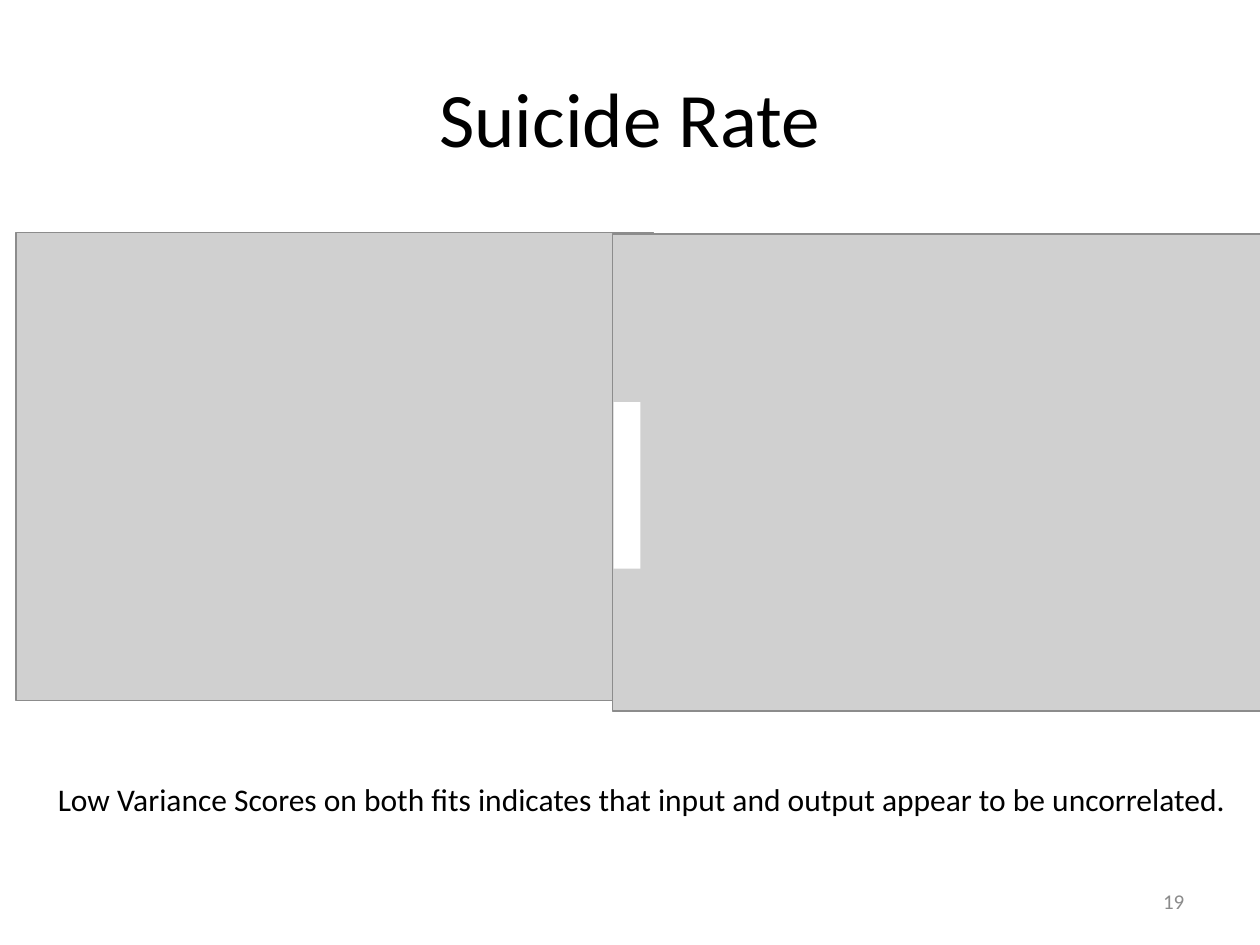
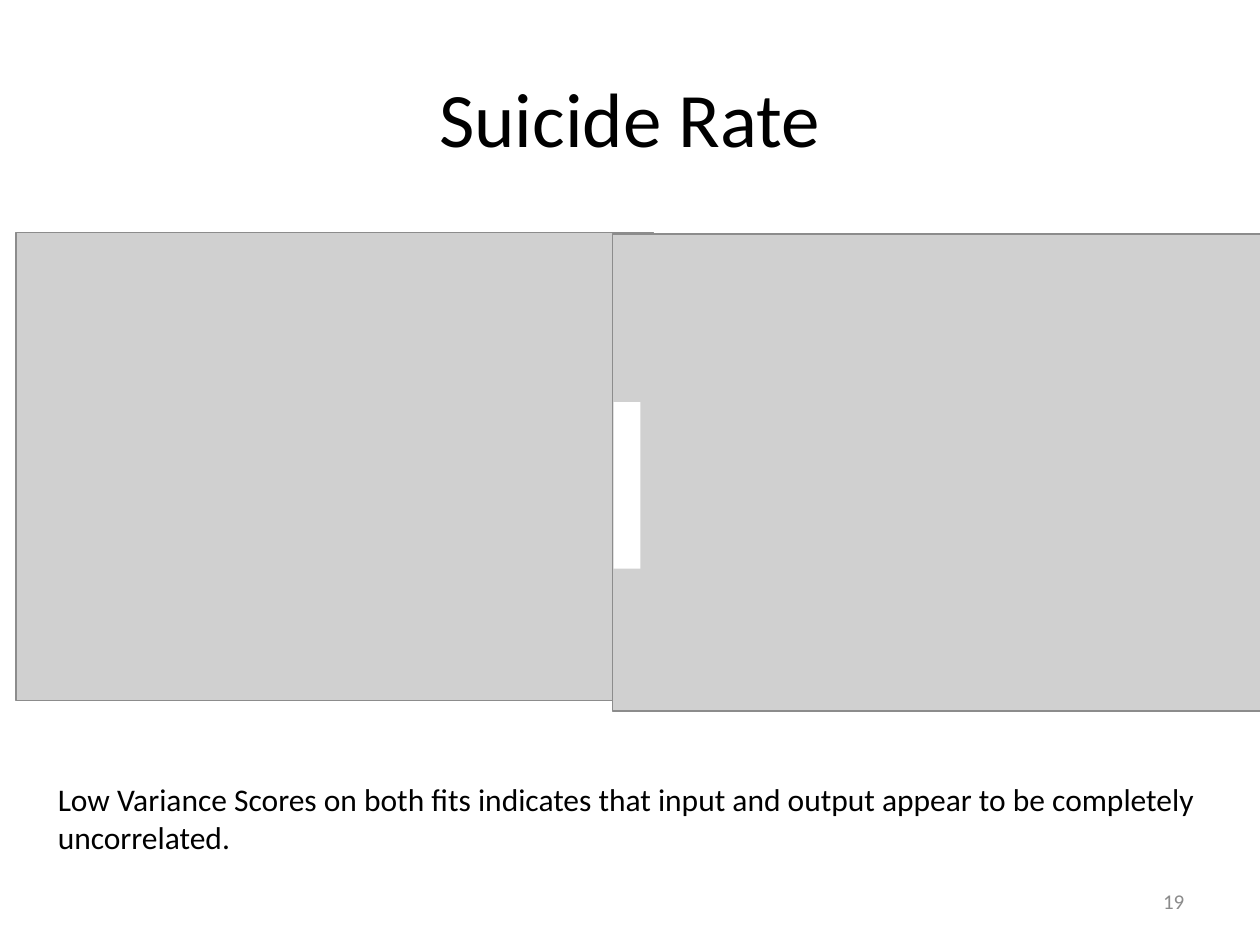
Before and after one commit to JeremyMcCormick/DAT_SF_14, a slide deck: slide 19 of myproject/Murder.pptx. Drawn at 1260x945 pixels with LibreOffice and Linux fonts; fonts in the diff are those of the drawing; grey boxes stand for pictures. Boxes give left, top, right and bottom in pixels: in the first picture for what was removed or moved away, otherwise in the second. Text is boxed around its words. In the diff, an @@ line names an element or a change of style, - is before the commit and + after.

```diff
--- a/myproject/Murder.pptx
+++ b/myproject/Murder.pptx
@@ text at (58, 789, 1193, 850): text changed @@
-Low Variance Scores on both fits indicates that input and output appear to be uncorrelated.
+Low Variance Scores on both fits indicates that input and output appear to be completely uncorrelated.
```
Also in this commit, not shown: 15 other slides changed, 1 other file.
